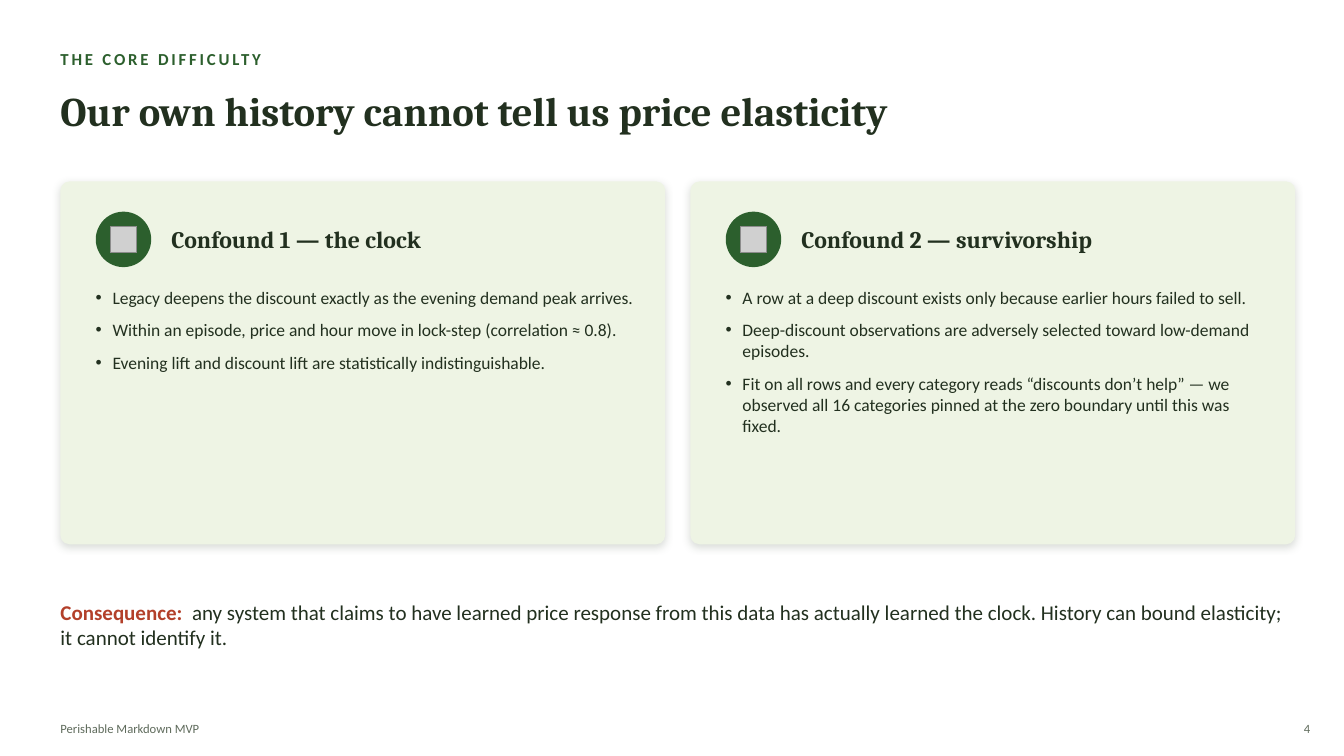
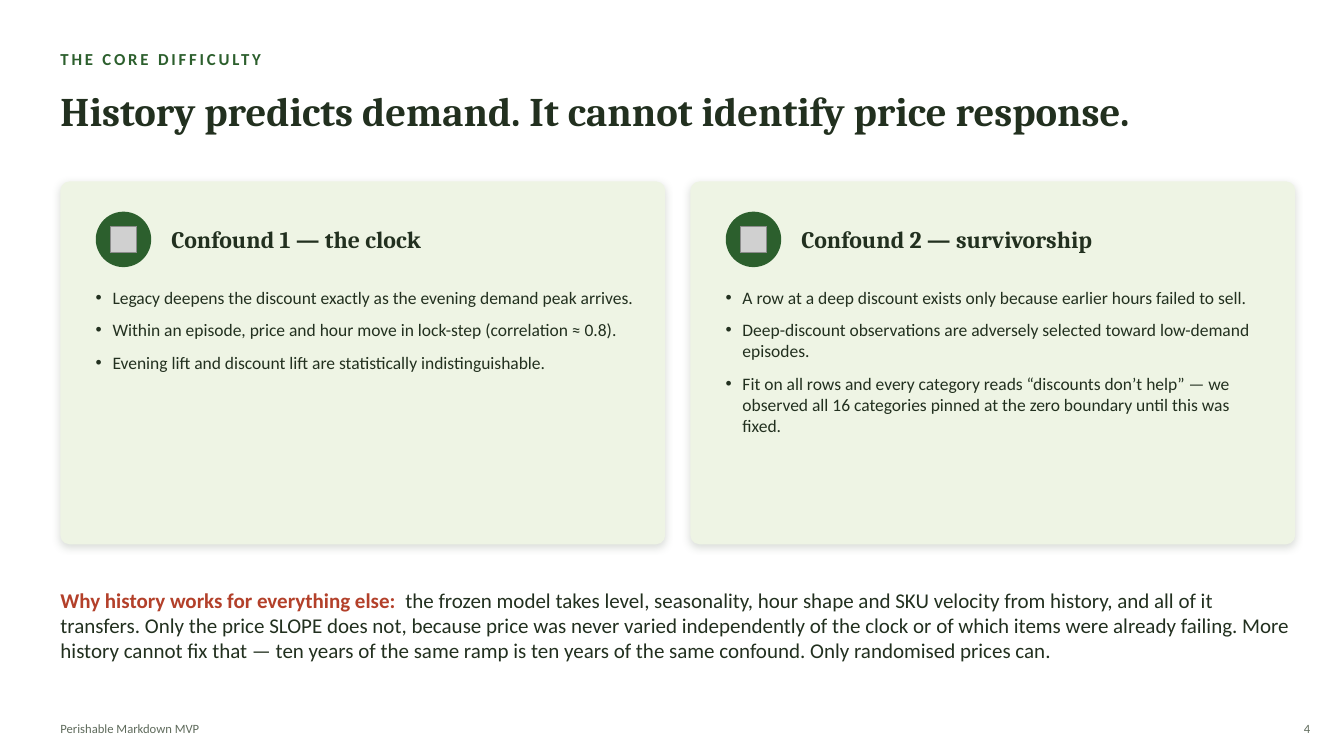
Before and after one commit to Kamalyunus/fresh-markdown, a slide deck: slide 4 of docs/perishable_markdown_tech_deck.pptx. Drawn at 1344x756 pixels with LibreOffice and Linux fonts; fonts in the diff are those of the drawing; grey boxes stand for pictures. Boxes give left, top, right and bottom in pixels: in the first picture for what was removed or moved away, otherwise in the second. Text is boxed around its words. In the diff, an @@ line names an element or a change of style, - is before the commit and + after.

```diff
--- a/docs/perishable_markdown_tech_deck.pptx
+++ b/docs/perishable_markdown_tech_deck.pptx
@@ text at bbox=[60, 97, 1130, 135]: text changed @@
-Our own history cannot tell us price elasticity
+History predicts demand. It cannot identify price response.
@@ text at bbox=[60, 593, 1288, 662]: text changed @@
-Consequence: any system that claims to have learned price response from this data has actually learned the clock. History can bound elasticity; it cannot identify it.
+Why history works for everything else: the frozen model takes level, seasonality, hour shape and SKU velocity from history, and all of it transfers. Only the price SLOPE does not, because price was never varied independently of the clock or of which items were already failing. More history cannot fix that — ten years of the same ramp is ten years of the same confound. Only randomised prices can.
```
Also in this commit, not shown: 1 other slide changed, 1 other file.
